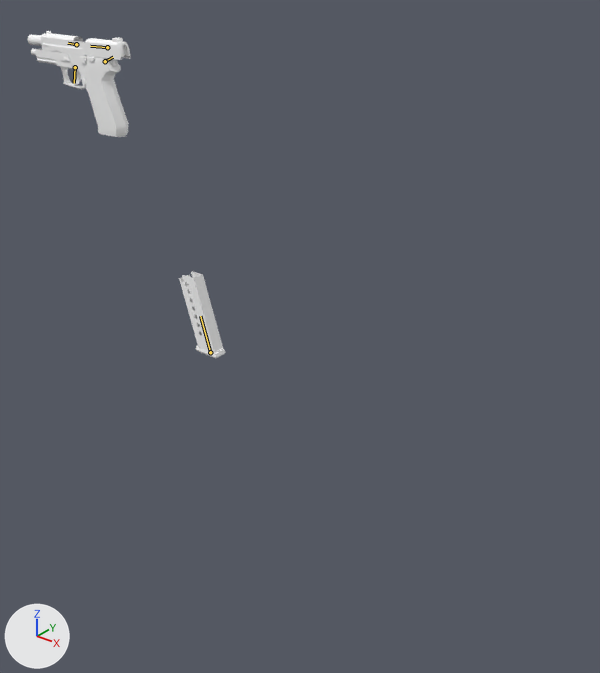
The Blender file Lemma/Content/Models/P220.blend, before and after one commit.
Rendered twice from a camera (50 mm lens) standing at (2.5, -1.87, 0.48) and looking at (0.98, 0.02, -0.69). The lights are fixed; the arrows at lower left show +X, +Y and +Z. Both versions are drawn at frame 12 of the action 'Reload'; the numbers are the values there. The bones that bend it are drawn over the model as lines.

The first picture shows 'P220'.
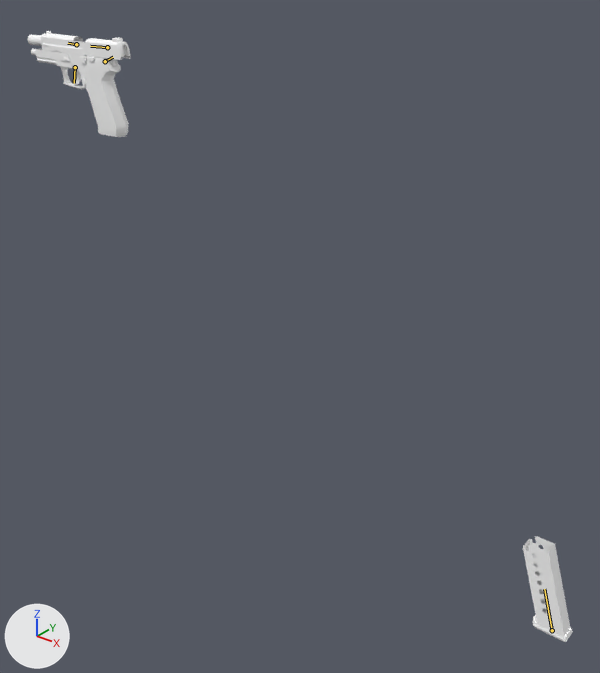
What differs and where, as boxes (x1, y1, x2, y2) in the pictures (600 x 673 px):
'P220', posed (174% wider, 87% taller)
    before: (28, 31, 226, 358)
    after: (28, 31, 573, 642)
bone 'Magazine', root to tip
    before: (210, 352) to (200, 316)
    after: (552, 630) to (544, 589)

The change, as a list of edits to the scene's bpy script:
```text
Change bone_magazine:
    where bone_magazine = bpy.data.objects['Armature'].pose.bones['Magazine']  # child of 'Root'
    bone_magazine.location: (0.1977, -0.7952, 0.0) -> (1.3412, -1.6528, 0.0)
```
